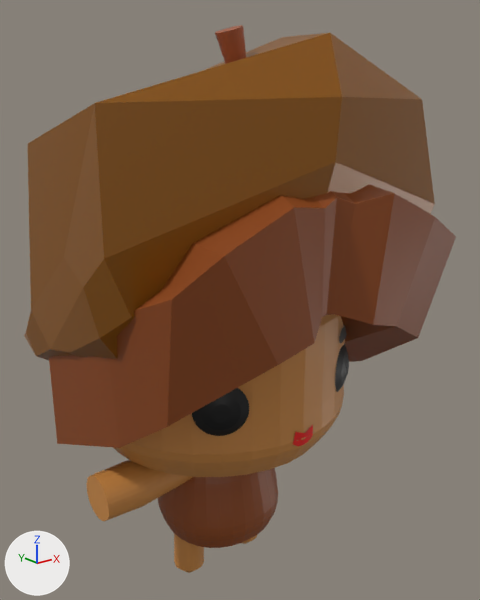
One commit to the glTF model three-js-webpack/static/img/tory.gltf: the scene before it, then after it.
Rendered twice from a 50 mm camera at (-3.1, -2.72, 1.69) aimed at (-0.08, 1.07, 0.17). The axes (+X, +Y, +Z) are drawn at lower left. The lights are the same throughout. Where no turn or scale is listed for an object, it has been applied to the vertices.

Objects in the first picture: 'body', 'hair', 'leg', 'right_arm'.
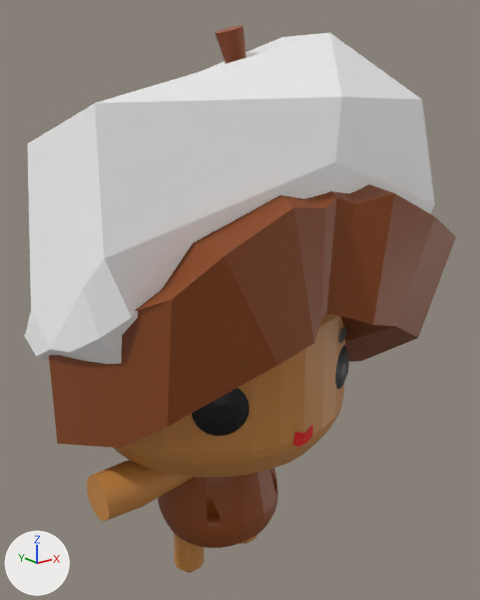
The edits, one by one:
Material 'cap' (mat_cap) changes colour from brown #8b5400 to white #ffffff; in linear values from (0.258, 0.0887, 0.0) to (1.0, 1.0, 1.0).
In material 'cap' (mat_cap), metallic goes from 0.0937 to 1.0.
In material 'cap' (mat_cap), roughness goes from 0.4 to 1.0.

Pixel boxes (x1, y1, x2, y2) of what changed, in the pictures (480 x 600 px):
'hair', recoloured, surface changed (brown to white): (24, 33, 435, 442) in both
